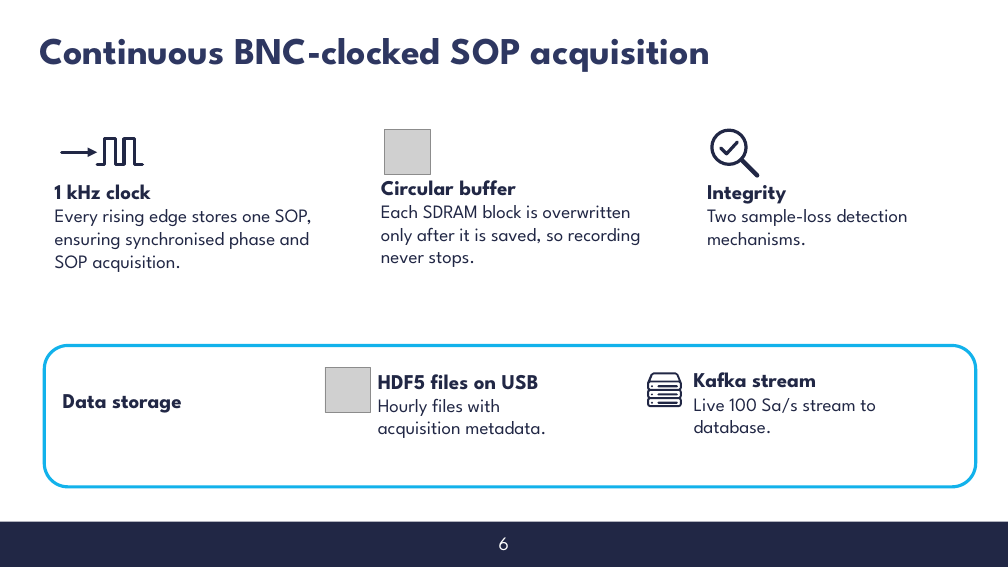
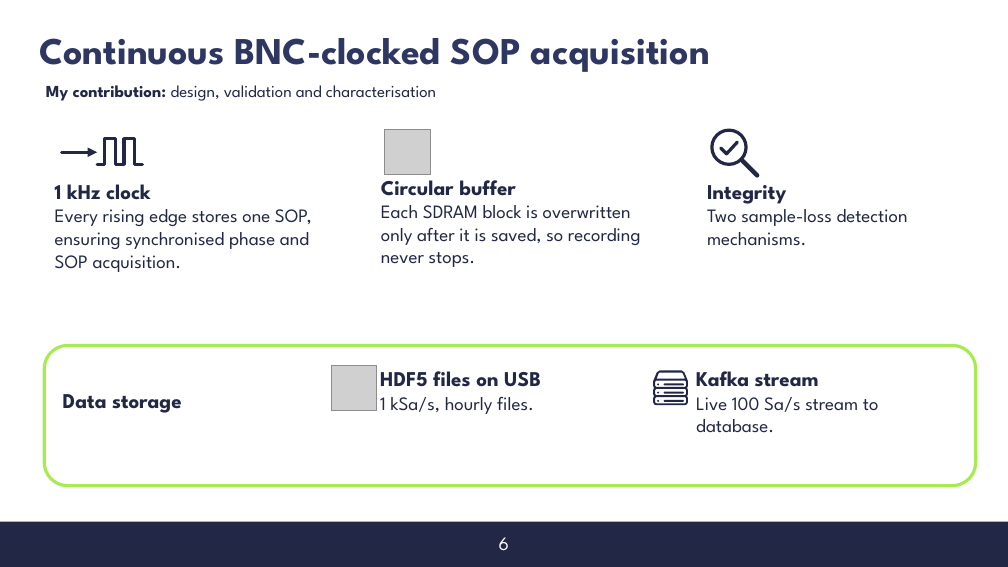
Before and after one commit to s347960/Presentazione, a slide deck: slide 6 of Discussione [Salvato automaticamente].pptx. Drawn at 1008x567 pixels with LibreOffice and Linux fonts; fonts in the diff are those of the drawing; grey boxes stand for pictures; background and template pictures are left out. Boxes give left, top, right and bottom in pixels: in the first picture for what was removed or moved away, otherwise in the second. Text is boxed around its words. In the diff, an @@ line names an element or a change of style, - is before the commit and + after.

```diff
--- a/Discussione [Salvato automaticamente].pptx
+++ b/Discussione [Salvato automaticamente].pptx
@@ text added at (46, 85, 436, 101), 16 pt, text #212745 @@
+My contribution: design, validation and characterisation
@@ rounded rectangle at (45, 346, 976, 485): outline #12B2EB 3 pt to #A7EA52 3 pt @@
@@ 2 freeform shapes, 1 picture: place and size @@
-2 freeform shapes, 1 picture at (325, 368, 678, 413)
+2 freeform shapes, 1 picture at (331, 365, 684, 411)
@@ text at (380, 396, 534, 414): text changed @@
-Hourly files with acquisition metadata.
+1 kSa/s, hourly files.
@@ 5 freeform shapes: place and size @@
-5 freeform shapes at (647, 372, 682, 407)
+5 freeform shapes at (653, 371, 688, 405)
```
Also in this commit, not shown: 9 other slides changed, 1 slide added, 2 other files.
